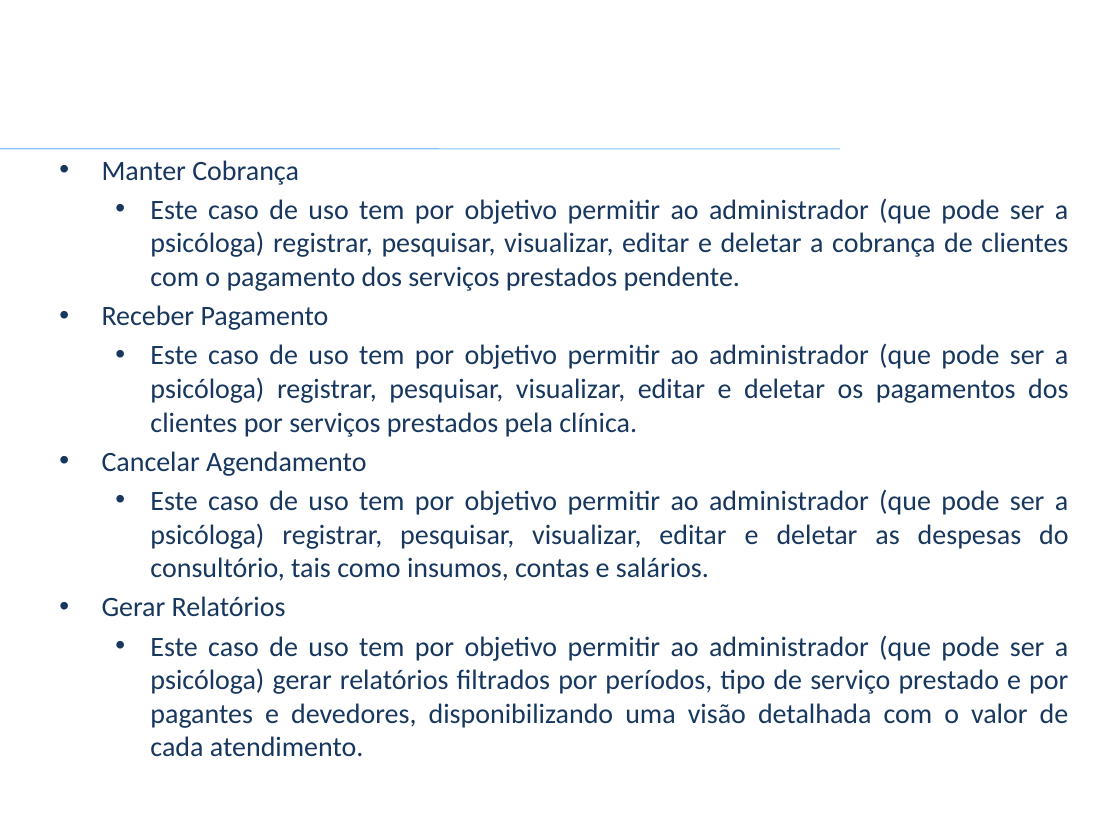
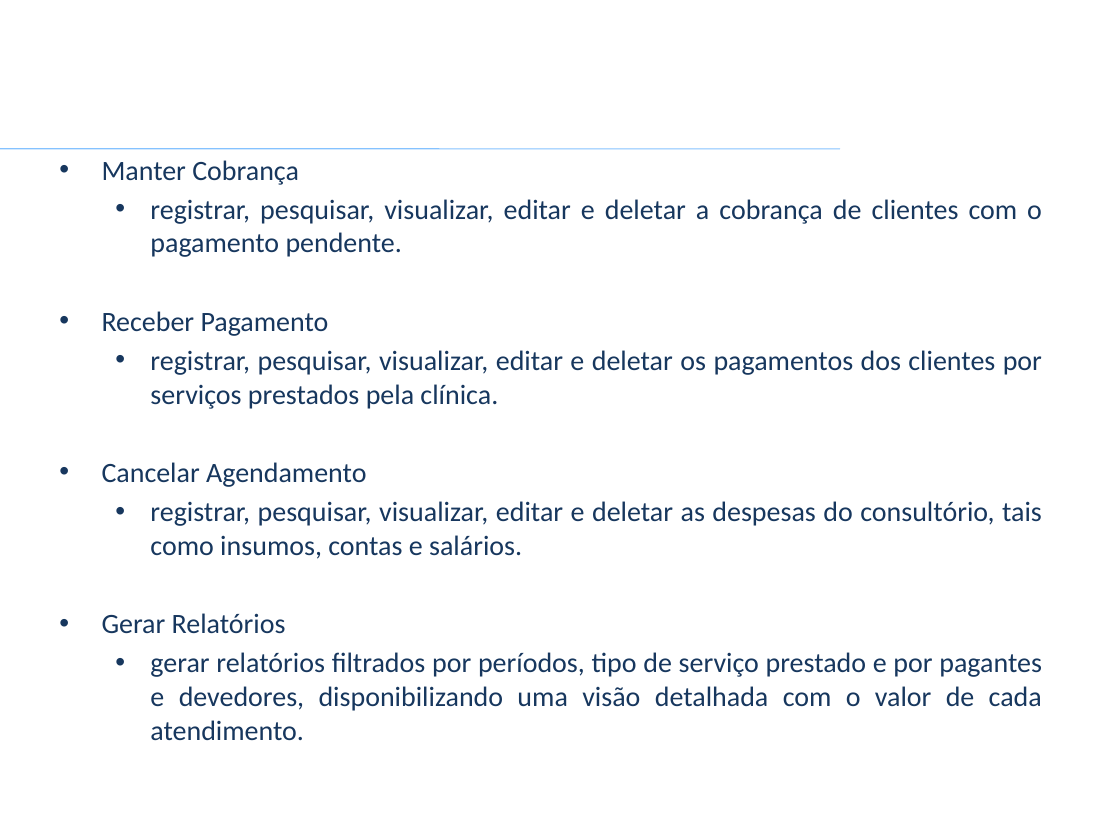
Before and after one commit to VagnerAlcantara/TCC, a slide deck: slide 28 of TCC/4º Encontro/2017-Apresentacao Psystem.pptx (slide 29 before the commit). Drawn at 1120x840 pixels with LibreOffice and Linux fonts; fonts in the diff are those of the drawing; background and template pictures are left out. Boxes give left, top, right and bottom in pixels: in the first picture for what was removed or moved away, otherwise in the second. Text is boxed around its words. In the diff, an @@ line names an element or a change of style, - is before the commit and + after.

```diff
--- a/TCC/4º Encontro/2017-Apresentacao Psystem.pptx
+++ b/TCC/4º Encontro/2017-Apresentacao Psystem.pptx
@@ text at [150, 199, 1042, 257]: text changed @@
-  • Este caso de uso tem por objetivo permitir ao administrador (que pode ser a psicóloga) registrar, pesquisar, visualizar, editar e deletar a cobrança de clientes com o pagamento dos serviços prestados pendente.
+  • registrar, pesquisar, visualizar, editar e deletar a cobrança de clientes com o pagamento pendente.
@@ text at [150, 350, 1042, 409]: text changed @@
-  • Este caso de uso tem por objetivo permitir ao administrador (que pode ser a psicóloga) registrar, pesquisar, visualizar, editar e deletar os pagamentos dos clientes por serviços prestados pela clínica.
+  • registrar, pesquisar, visualizar, editar e deletar os pagamentos dos clientes por serviços prestados pela clínica.
@@ text at [150, 501, 1042, 559]: text changed @@
-  • Este caso de uso tem por objetivo permitir ao administrador (que pode ser a psicóloga) registrar, pesquisar, visualizar, editar e deletar as despesas do consultório, tais como insumos, contas e salários.
+  • registrar, pesquisar, visualizar, editar e deletar as despesas do consultório, tais como insumos, contas e salários.
@@ text at [150, 652, 1042, 741]: text changed @@
-  • Este caso de uso tem por objetivo permitir ao administrador (que pode ser a psicóloga) gerar relatórios filtrados por períodos, tipo de serviço prestado e por pagantes e devedores, disponibilizando uma visão detalhada com o valor de cada atendimento.
+  • gerar relatórios filtrados por períodos, tipo de serviço prestado e por pagantes e devedores, disponibilizando uma visão detalhada com o valor de cada atendimento.
```
Also in this commit, not shown: 5 other slides changed, 2 other files.
